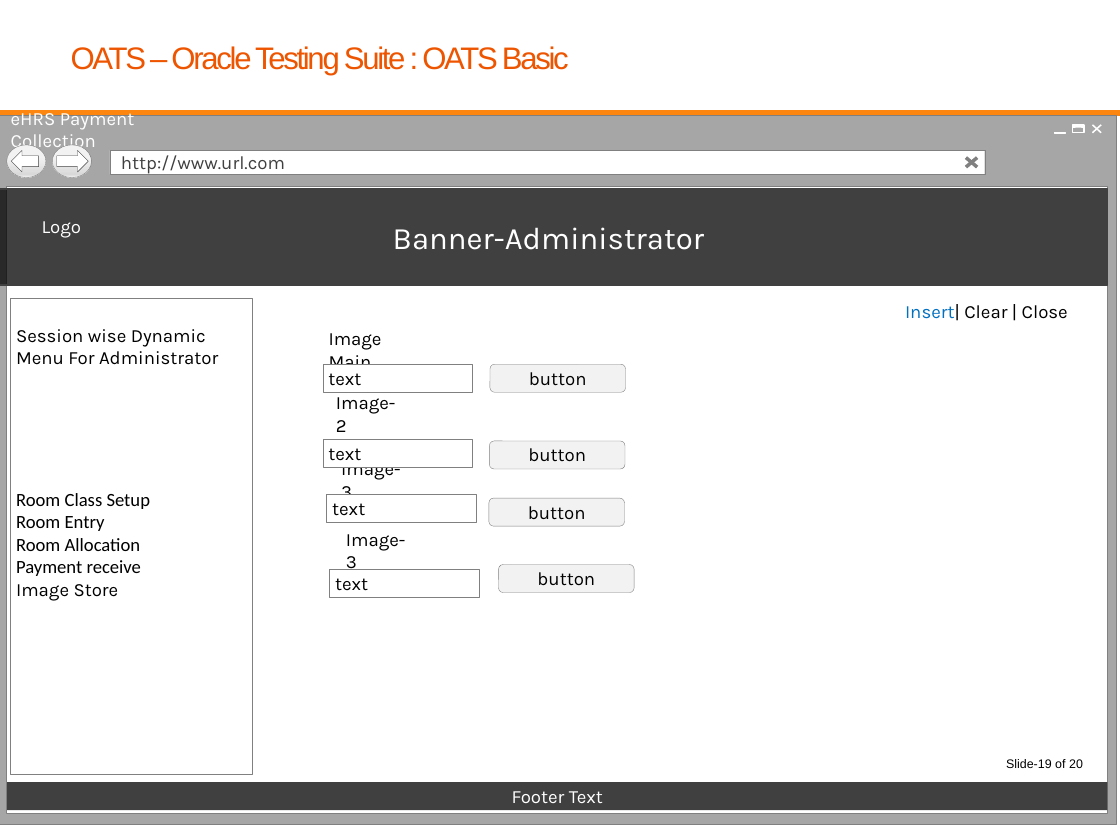
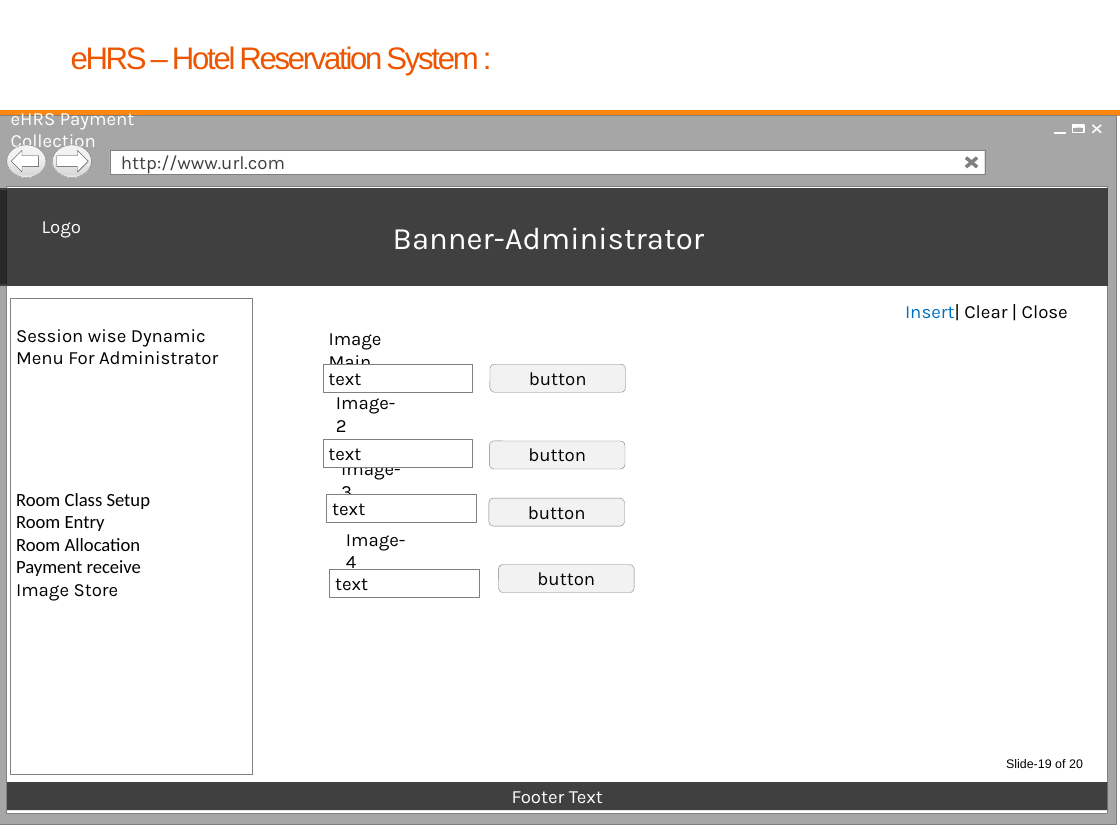
Before and after one commit to mahedee/HRS, a slide deck: slide 20 of Batch07/Documents/Hotel Reservation System-eHRS.pptx. Drawn at 1120x840 pixels with LibreOffice and Linux fonts; fonts in the diff are those of the drawing; background and template pictures are left out. Boxes give left, top, right and bottom in pixels: in the first picture for what was removed or moved away, otherwise in the second. Text is boxed around its words. In the diff, an @@ line names an element or a change of style, - is before the commit and + after.

```diff
--- a/Batch07/Documents/Hotel Reservation System-eHRS.pptx
+++ b/Batch07/Documents/Hotel Reservation System-eHRS.pptx
@@ title at (x1=71, y1=46, x2=478, y2=76): text changed @@
-OATS – Oracle Testing Suite : OATS Basic
+eHRS – Hotel Reservation System :
@@ text at (x1=346, y1=534, x2=405, y2=570): text changed @@
-Image-3
+Image-4
```
Also in this commit, not shown: 17 other slides changed.
